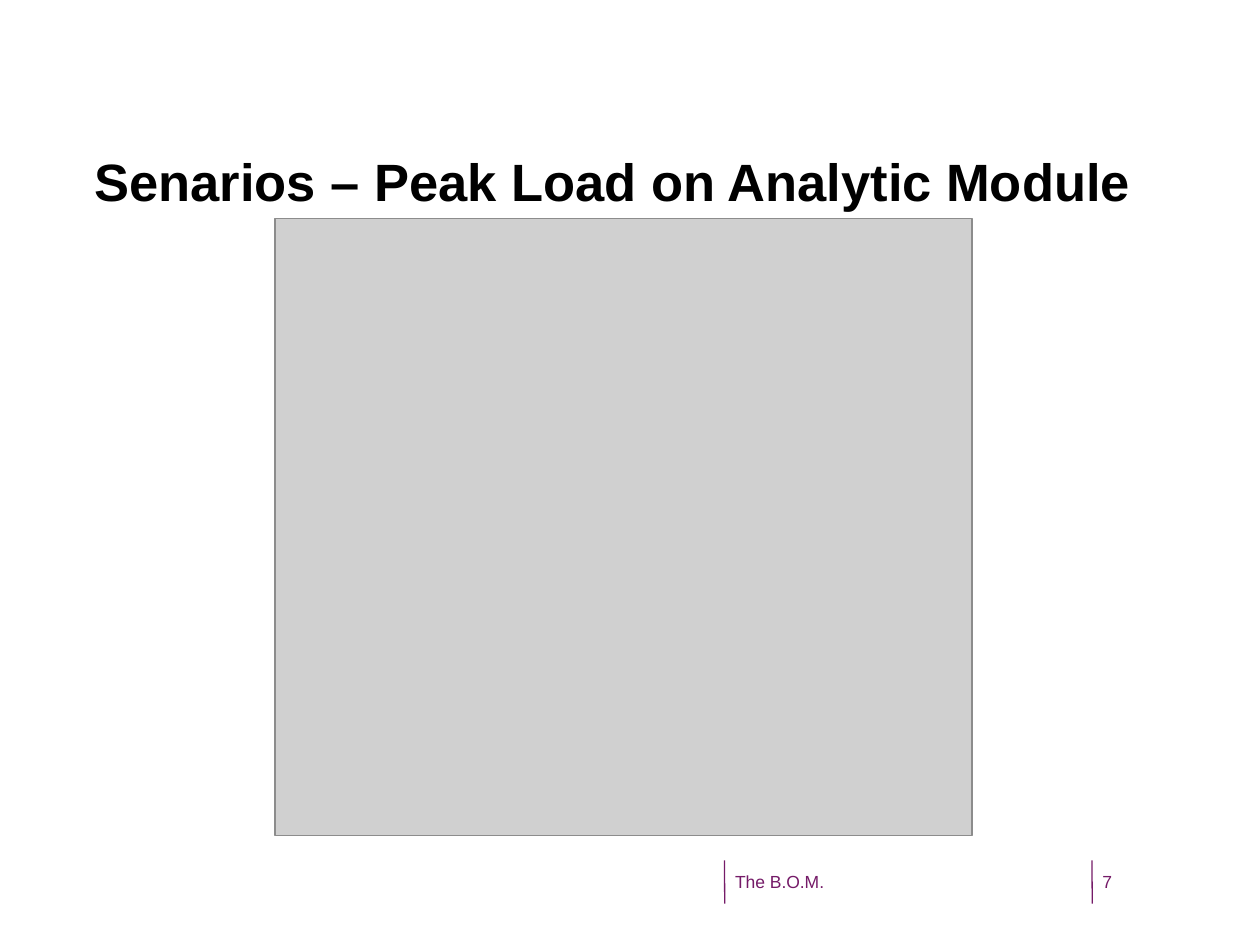
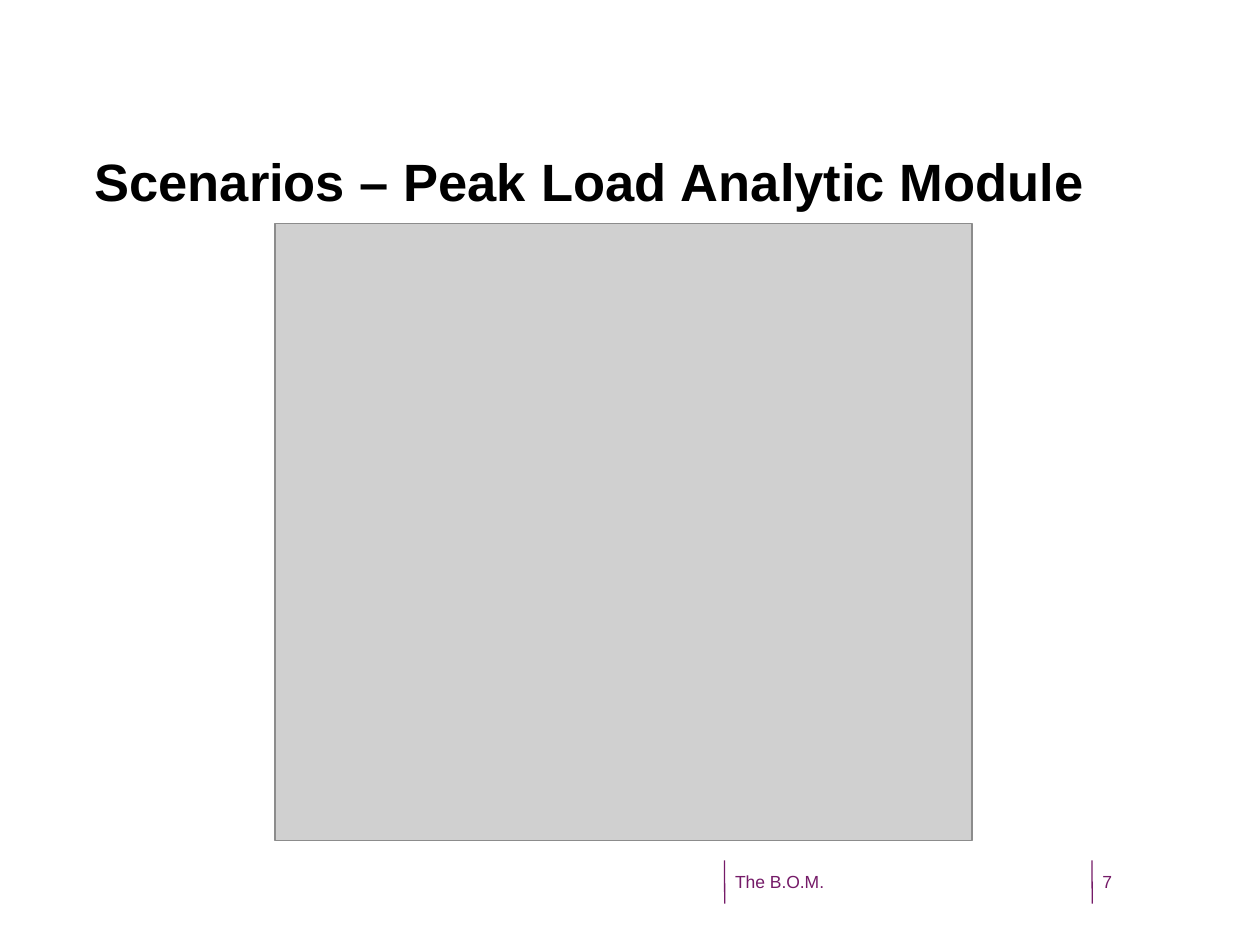
Before and after one commit to CindyBerghuizen/BallOfMud, a slide deck: slide 7 of Assignment 3/SoftwareArchtectureWeek6Presentation.odp. Drawn at 1260x945 pixels with LibreOffice and Linux fonts; fonts in the diff are those of the drawing; grey boxes stand for pictures; background and template pictures are left out. Boxes give left, top, right and bottom in pixels: in the first picture for what was removed or moved away, otherwise in the second. Text is boxed around its words. In the diff, an @@ line names an element or a change of style, - is before the commit and + after.

Commit message:
Checked spelling, added slide, fixed some layout.

```diff
--- a/Assignment 3/SoftwareArchtectureWeek6Presentation.odp
+++ b/Assignment 3/SoftwareArchtectureWeek6Presentation.odp
@@ text at (x1=94, y1=163, x2=1083, y2=212): text changed @@
-Senarios – Peak Load on Analytic Module
+Scenarios – Peak Load Analytic Module
@@ picture moved from (x1=275, y1=218, x2=971, y2=835) to (x1=275, y1=223, x2=971, y2=840) @@
```
Also in this commit, not shown: 6 other slides changed, 1 slide added, 1 slide removed.
